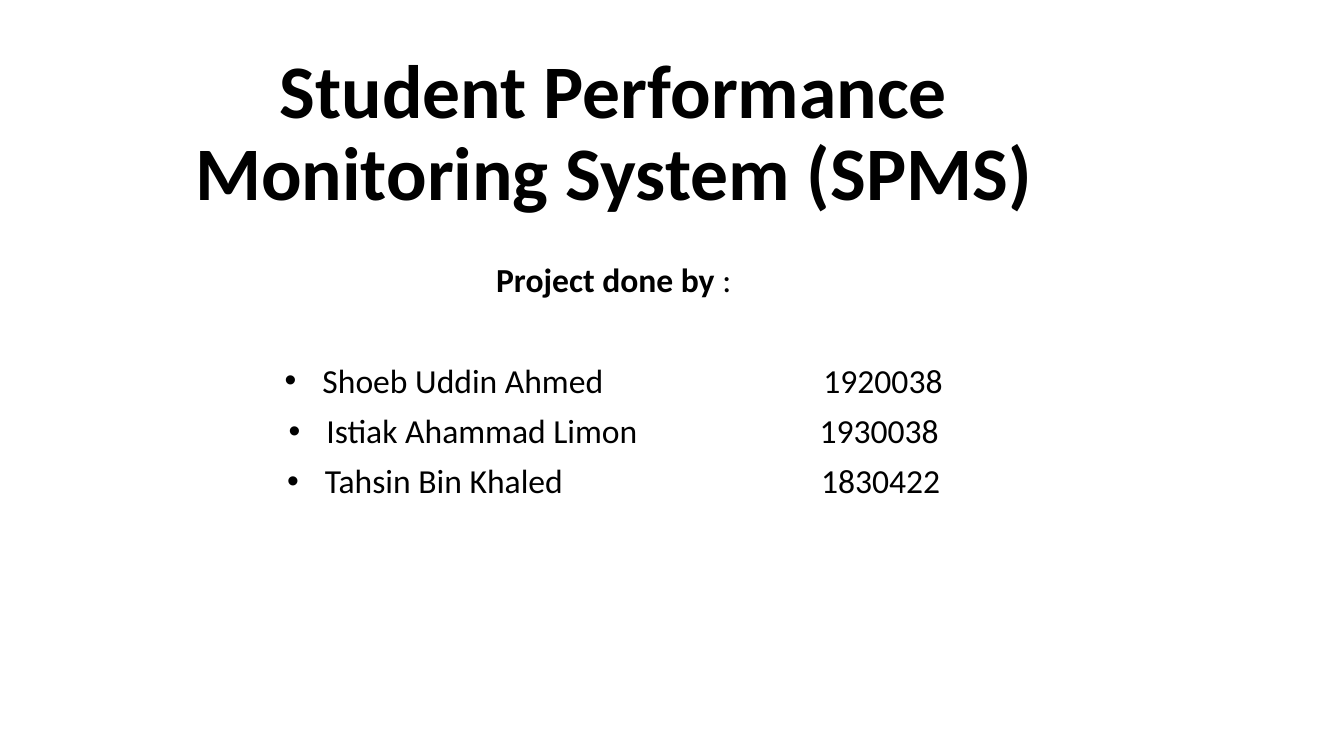
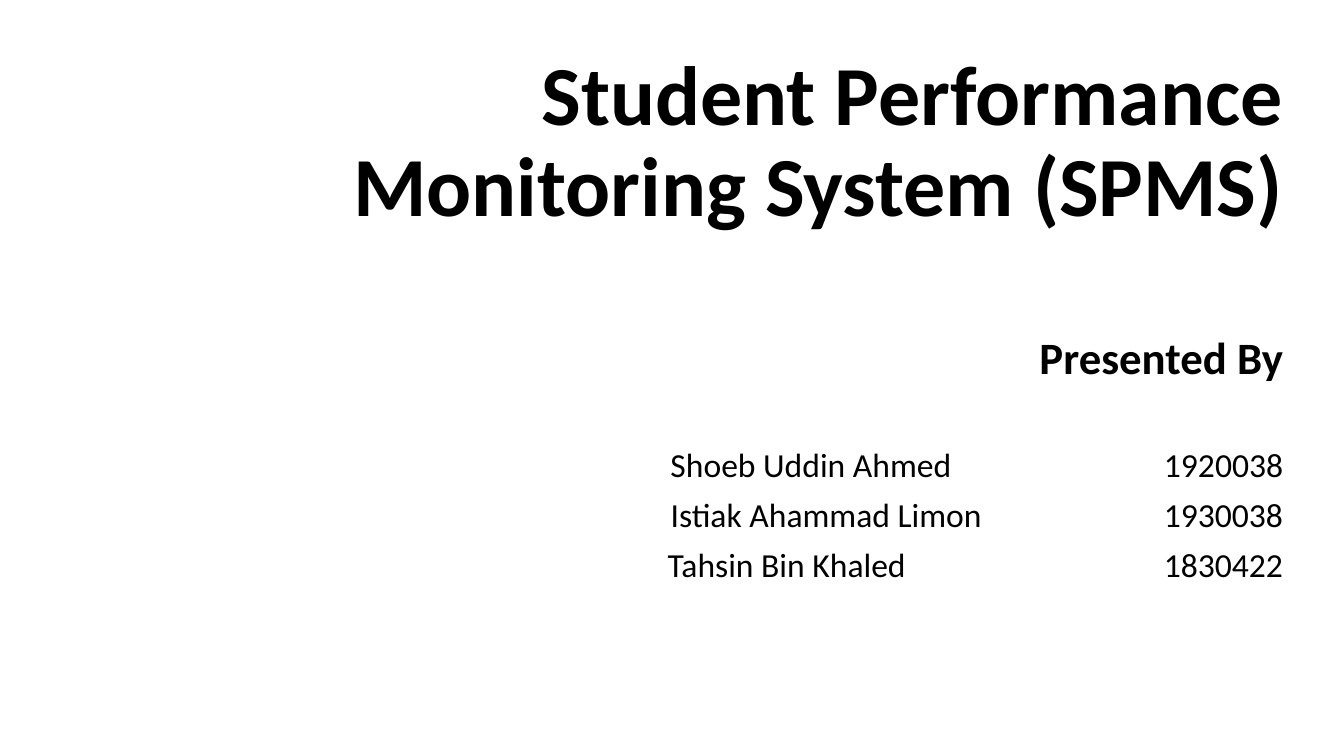
Before and after one commit to shoeb-gg/SPMS-Project, a slide deck: slide 1 of Student Performance Monitoring System (SPMS).pptx. Drawn at 1344x756 pixels with LibreOffice and Linux fonts; fonts in the diff are those of the drawing. Boxes give left, top, right and bottom in pixels: in the first picture for what was removed or moved away, otherwise in the second. Text is boxed around its words. In the diff, an @@ line names an element or a change of style, - is before the commit and + after.

```diff
--- a/Student Performance Monitoring System (SPMS).pptx
+++ b/Student Performance Monitoring System (SPMS).pptx
@@ title "Student Performance Monitoring System (SPMS)" moved from (x1=195, y1=65, x2=1032, y2=213) to (x1=353, y1=66, x2=1283, y2=231) @@
@@ title "Student Performance Monitoring System (SPMS)" at (x1=353, y1=66, x2=1283, y2=231): size 54 to 60 pt; alignment centre to right @@
@@ subtitle "Presented By" moved from (x1=322, y1=268, x2=940, y2=494) to (x1=668, y1=342, x2=1283, y2=578) @@
@@ subtitle at (x1=1039, y1=342, x2=1283, y2=381): text changed; size 24 to 32 pt @@
-Project done by :
+Presented By
@@ subtitle at (x1=668, y1=453, x2=1283, y2=578): alignment centre to right; bullet • to none @@
```
Also in this commit, not shown: 6 other slides changed, 3 other files.
